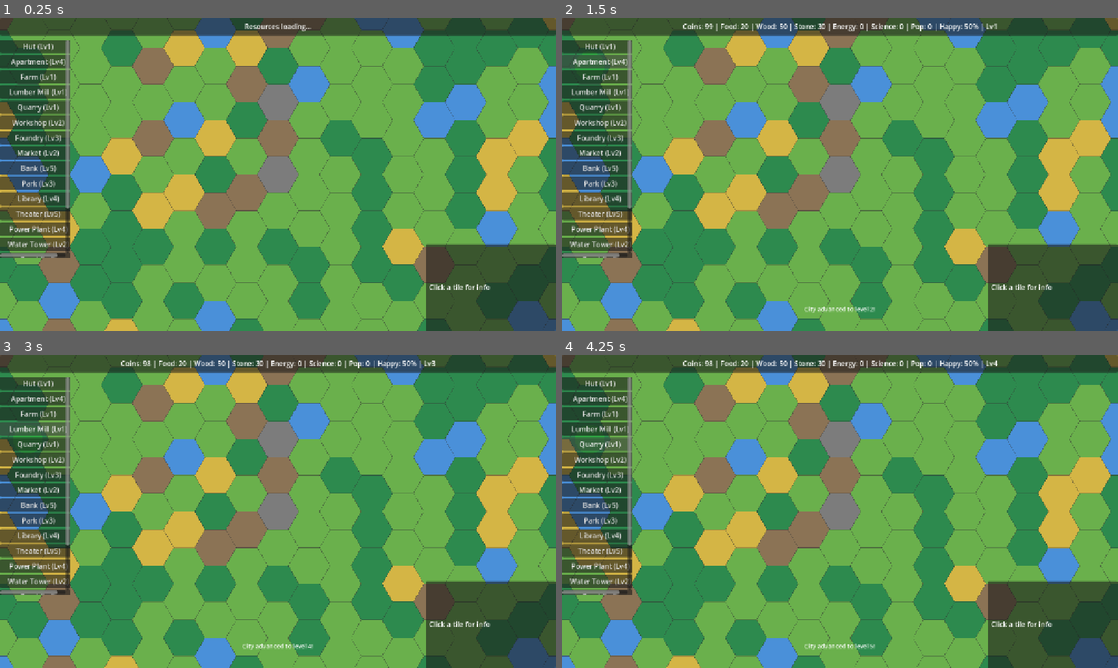
Above: before the commit, frames 1-4 (two rows, left to right).
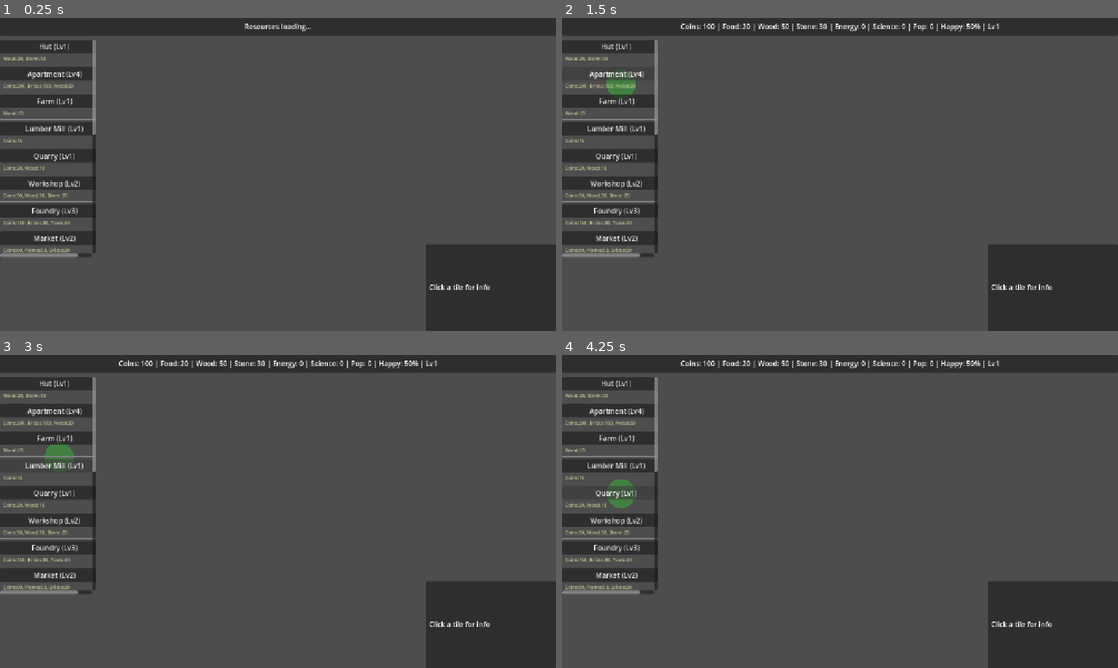
Above: after the commit, the same moments.

Repository: Gaefa/Gamefication
Game: Godot game, scene res://scenes/main.tscn
Same seed, same stepped clock (60 frames per second), same inputs: the game is played once before the commit and once after it.
Inputs:
- Up to frame 1 (0.25 s): no input
- Up to frame 2 (1.5 s): click "Hut (Lv1)" at 0.5 s; click "Apartment (Lv4)" at 1.25 s
- Up to frame 3 (3 s): click "Farm (Lv1)" at 2 s; click "Lumber Mill (Lv1)" at 2.75 s
- Up to frame 4 (4.25 s): click "Quarry (Lv1)" at 3.5 s

The runs differ from the first frame. In frame 1, 99% of the frame differs, in the area x 0-100%, y 0-100%; in frame 2, 99%; in frame 3, 99%; in frame 4, 99%.
Error after the commit: Parse Error: Identifier "NOTIFICATION_RESIZED" not declared in the current scope. (res://scripts/scenes/hex_terrain_layer.gd:25)

Commit message:
fix: 6 gameplay bugs — economy, progression, terrain, buildings, HUD
- Terrain: remove _drawn flag that blocked redraws on fullscreen/resize
- Economy: buildings always produce (removed transport requirement),
  maintenance skipped when no buildings exist, removed base cost
- Progression: fix city_levels.json requirements parsing (flat resource
  dict, null = don't auto-level), prevent auto-leveling to max
- Buildings: hex-shaped tiles with category colors and type icons
  instead of plain circles
- HUD: building palette now shows build costs under each button,
  palette width increased to 220px

Co-Authored-By: Claude Opus 4.6 <noreply@anthropic.com>

Diff:
--- a/godot/scripts/core/systems/economy_system.gd
+++ b/godot/scripts/core/systems/economy_system.gd
@@ -32,12 +32,11 @@
 		# Get multipliers
 		var mults: Dictionary = _interactions.get_total_multipliers(coord)
 
-		# Production
+		# Production — always produces regardless of transport
 		for res_id: String in produces:
 			var base: float = produces[res_id] as float
 			var mult: float = mults.get(res_id, 1.0) as float
-			var flow_eff: float = _resource_flow.delivery_efficiency(res_id, coord)
-			var amount: float = base * mult * flow_eff
+			var amount: float = base * mult
 			net_production[res_id] = (net_production[res_id] as float) + amount
 
 		# Consumption
@@ -55,7 +54,7 @@
 			GameStateStore.add_resource(res_id, net)
 		GameStateStore.economy().production[res_id] = net
 
-	# Maintenance cost (scales with city)
+	# Maintenance cost (only if there are buildings)
 	_apply_maintenance()
 
 	EventBus.production_tick_done.emit()
@@ -76,15 +75,17 @@
 		var ldata: Dictionary = ContentDB.building_level_data("bank", level)
 		var rate: float = ldata.get("interest_per_min", 0.0) as float
 		if rate > 0.0:
-			# Convert per-minute to per-tick (1 tick = 1 second)
 			var per_tick: float = rate / 60.0
 			var interest: float = GameStateStore.get_resource("coins") * per_tick
 			net["coins"] = (net.get("coins", 0.0) as float) + interest
 
 
 func _apply_maintenance() -> void:
+	var bld_count: int = GameStateStore.get_all_building_coords().size()
+	if bld_count == 0:
+		return  # No buildings = no maintenance
 	var pop: int = GameStateStore.population().total as int
-	var bld_count: int = GameStateStore.get_all_building_coords().size()
-	# Simple scaling: base + pop*0.01 + buildings*0.05 coins/tick
-	var cost: float = 0.5 + pop * 0.01 + bld_count * 0.05
-	GameStateStore.add_resource("coins", -cost)
+	# Scaling: pop*0.01 + buildings*0.02 coins/tick (no base cost)
+	var cost: float = pop * 0.01 + bld_count * 0.02
+	if cost > 0.0:
+		GameStateStore.add_resource("coins", -cost)
--- a/godot/scripts/core/systems/progression_system.gd
+++ b/godot/scripts/core/systems/progression_system.gd
@@ -49,7 +49,7 @@
 		total_happiness += base_h + aura_h
 		bld_count += 1
 
-	# Happiness = base 50 + building happiness, clamped 0-100
+	# Happiness = base 50 + building happiness scaled, clamped 0-100
 	var happiness: float = clampf(50.0 + total_happiness * 0.1, 0.0, 100.0)
 	var prev: float = GameStateStore.population().happiness as float
 	GameStateStore.population().happiness = happiness
@@ -64,21 +64,37 @@
 	if def.is_empty():
 		return
 
-	var reqs: Dictionary = def.get("requirements", {})
-	var pop: int = GameStateStore.population().total as int
-	var req_pop: int = reqs.get("population", 0) as int
-	if pop < req_pop:
+	# city_levels.json format: {level, name, requirements: {res: amount} or null, reward}
+	var reqs_raw: Variant = def.get("requirements", null)
+	if reqs_raw == null or not (reqs_raw is Dictionary):
+		# null requirements = free level up (only level 1 should have this, and we start at 1)
+		# Don't auto-level — level 1 is the starting level
 		return
 
-	var req_res: Dictionary = reqs.get("resources", {})
-	for res_id: String in req_res:
-		if GameStateStore.get_resource(res_id) < (req_res[res_id] as float):
+	var reqs: Dictionary = reqs_raw as Dictionary
+	if reqs.is_empty():
+		return
+
+	# Check if player can afford ALL required resources
+	for res_id: String in reqs:
+		var required: float = reqs[res_id] as float
+		if GameStateStore.get_resource(res_id) < required:
 			return
 
-	# All requirements met — level up!
+	# All requirements met — level up! Spend the resources.
+	for res_id: String in reqs:
+		GameStateStore.add_resource(res_id, -(reqs[res_id] as float))
+
 	GameStateStore.progression().city_level = next_level
+
+	# Grant reward
+	var reward: Variant = def.get("reward", null)
+	if reward is Dictionary:
+		for res_id: String in (reward as Dictionary):
+			GameStateStore.add_resource(res_id, (reward as Dictionary)[res_id] as float)
+
 	EventBus.city_level_changed.emit(next_level)
-	EventBus.toast_requested.emit("City advanced to level %d!" % next_level, 5.0)
+	EventBus.toast_requested.emit("City advanced to %s (level %d)!" % [def.get("name", "?"), next_level], 5.0)
 
 
 func _check_win_condition() -> void:
--- a/godot/scripts/scenes/building_layer.gd
+++ b/godot/scripts/scenes/building_layer.gd
@@ -1,19 +1,27 @@
 extends Node2D
-## Renders buildings on the hex grid as simple colored shapes with labels.
+## Renders buildings on the hex grid as hex-shaped tiles with icons.
 
 var _hex_grid: HexGrid
 
-# Category colors for buildings
+# Category colors
 const CAT_COLORS: Dictionary = {
-	"Residential": Color("e74c3c"),
-	"Production":  Color("e67e22"),
-	"Commercial":  Color("f1c40f"),
-	"Culture":     Color("9b59b6"),
-	"Infrastructure": Color("95a5a6"),
-	"Advanced":    Color("1abc9c"),
+	"Residential":     Color("c0392b"),
+	"Production":      Color("d35400"),
+	"Commercial":      Color("f39c12"),
+	"Culture":         Color("8e44ad"),
+	"Infrastructure":  Color("7f8c8d"),
+	"Advanced":        Color("16a085"),
 }
 
-const BUILDING_RADIUS := 20.0
+# Type-specific short icons
+const TYPE_ICONS: Dictionary = {
+	"hut": "H", "apartment": "A",
+	"farm": "F", "lumber": "L", "quarry": "Q", "workshop": "W", "foundry": "S",
+	"market": "$", "bank": "B",
+	"park": "P", "library": "Li", "theater": "T",
+	"power": "E", "water_tower": "~", "road": "=", "warehouse": "W",
+	"research": "R", "wonder": "!",
+}
 
 
 func set_hex_grid(grid: HexGrid) -> void:
@@ -26,6 +34,9 @@
 
 
 func _draw() -> void:
+	var hex_fill := _hex_polygon(HexCoords.HEX_SIZE * 0.82)
+	var hex_border := _hex_polygon(HexCoords.HEX_SIZE * 0.85)
+
 	for coord: Vector2i in GameStateStore.get_all_building_coords():
 		var bld: Dictionary = GameStateStore.get_building(coord)
 		var type_id: String = bld.get("type", "") as String
@@ -38,27 +49,55 @@
 		var color: Color = CAT_COLORS.get(cat, Color.WHITE)
 
 		if damaged:
-			color = color.lerp(Color.RED, 0.5)
+			color = color.lerp(Color.RED, 0.6)
 		elif has_issue:
-			color = color.lerp(Color.YELLOW, 0.3)
+			color = color.lerp(Color.YELLOW, 0.4)
+		# Lighten slightly per level
+		color = color.lerp(Color.WHITE, level * 0.05)
 
 		var center: Vector2 = HexCoords.axial_to_pixel(coord)
 
-		# Draw building as a circle
-		var radius: float = BUILDING_RADIUS * (1.0 + level * 0.1)
-		draw_circle(center, radius, color)
-		draw_arc(center, radius, 0.0, TAU, 32, Color(0.1, 0.1, 0.1, 0.6), 1.5)
+		# Hex fill
+		var fill_pts: PackedVector2Array = PackedVector2Array()
+		for p: Vector2 in hex_fill:
+			fill_pts.append(center + p)
+		draw_colored_polygon(fill_pts, color)
 
-		# Label: first letter + level
+		# Border
+		var border_pts: PackedVector2Array = PackedVector2Array()
+		for p: Vector2 in hex_border:
+			border_pts.append(center + p)
+		var border_color := Color.RED if damaged else Color(0.1, 0.1, 0.1, 0.7)
+		draw_polyline(border_pts, border_color, 2.0)
+
+		# Icon letter
+		var icon: String = TYPE_ICONS.get(type_id, "?")
+		draw_string(
+			ThemeDB.fallback_font, center + Vector2(-6, -1),
+			icon, HORIZONTAL_ALIGNMENT_CENTER, 20, 14, Color.WHITE
+		)
+
+		# Stage name (small, below icon)
 		var ldata: Dictionary = ContentDB.building_level_data(type_id, level)
-		var stage: String = ldata.get("stage", type_id.left(3)) as String
-		var label: String = stage.left(2) + str(level)
-		draw_string(
-			ThemeDB.fallback_font,
-			center + Vector2(-10, 5),
-			label,
-			HORIZONTAL_ALIGNMENT_CENTER,
-			30,
-			10,
-			Color.WHITE,
-		)
+		var stage: String = ldata.get("stage", "") as String
+		if stage != "":
+			draw_string(
+				ThemeDB.fallback_font, center + Vector2(-14, 12),
+				stage.left(5), HORIZONTAL_ALIGNMENT_CENTER, 30, 8,
+				Color(1, 1, 1, 0.7)
+			)
+
+		# Damage/issue indicator
+		if damaged:
+			draw_string(ThemeDB.fallback_font, center + Vector2(8, -10), "X", HORIZONTAL_ALIGNMENT_CENTER, 12, 10, Color.RED)
+		elif has_issue:
+			draw_string(ThemeDB.fallback_font, center + Vector2(8, -10), "!", HORIZONTAL_ALIGNMENT_CENTER, 12, 10, Color.YELLOW)
+
+
+func _hex_polygon(hex_size: float) -> PackedVector2Array:
+	var pts := PackedVector2Array()
+	for i: int in 6:
+		var angle := TAU / 6.0 * float(i)
+		pts.append(Vector2(cos(angle), sin(angle)) * hex_size)
+	pts.append(pts[0])
+	return pts
--- a/godot/scripts/scenes/hex_terrain_layer.gd
+++ b/godot/scripts/scenes/hex_terrain_layer.gd
@@ -1,8 +1,8 @@
 extends Node2D
 ## Renders hex terrain as colored polygons.
+## Redraws when viewport resizes or camera moves.
 
 var _hex_grid: HexGrid
-var _drawn: bool = false
 
 # Terrain colors (matching terrain.json)
 const COLORS: Dictionary = {
@@ -17,14 +17,18 @@
 
 func render_terrain(grid: HexGrid) -> void:
 	_hex_grid = grid
-	_drawn = false
 	queue_redraw()
 
 
+func _notification(what: int) -> void:
+	# Redraw when the window is resized
+	if what == NOTIFICATION_RESIZED or what == NOTIFICATION_VISIBILITY_CHANGED:
+		queue_redraw()
+
+
 func _draw() -> void:
-	if _hex_grid == null or _drawn:
+	if _hex_grid == null:
 		return
-	_drawn = true
 
 	var hex_points := _hex_polygon()
 	for coord: Vector2i in _hex_grid.all_coords():
--- a/godot/scripts/scenes/hud_root.gd
+++ b/godot/scripts/scenes/hud_root.gd
@@ -67,7 +67,7 @@
 func _build_building_palette() -> void:
 	var scroll := ScrollContainer.new()
 	scroll.position = Vector2(0, 50)
-	scroll.size = Vector2(160, 500)
+	scroll.size = Vector2(220, 500)
 	scroll.mouse_filter = Control.MOUSE_FILTER_STOP  # block clicks behind palette
 	add_child(scroll)
 
@@ -77,11 +77,38 @@
 
 	for type_id: String in ContentDB.get_building_ids():
 		var def: Dictionary = ContentDB.get_building_def(type_id)
+		var unlock_lv: int = def.get("unlock_level", 1) as int
+
+		# Container for each building entry
+		var entry := VBoxContainer.new()
+		_build_panel.add_child(entry)
+
 		var btn := Button.new()
-		btn.text = "%s (Lv%d)" % [def.get("label", type_id), def.get("unlock_level", 1)]
+		btn.text = "%s (Lv%d)" % [def.get("label", type_id), unlock_lv]
 		btn.tooltip_text = def.get("description", "") as String
 		btn.pressed.connect(_on_build_button.bind(type_id))
-		_build_panel.add_child(btn)
+		entry.add_child(btn)
+
+		# Cost label
+		var build_cost: Dictionary = def.get("build_cost", {})
+		if not build_cost.is_empty():
+			var cost_parts: Array[String] = []
+			for res_id: String in build_cost:
+				var amount: float = build_cost[res_id] as float
+				var res_def: Dictionary = ContentDB.get_resource_def(res_id)
+				var res_label: String = res_def.get("label", res_id) as String
+				cost_parts.append("%s:%d" % [res_label, int(amount)])
+			var cost_label := Label.new()
+			cost_label.text = "  " + ", ".join(cost_parts)
+			cost_label.add_theme_font_size_override("font_size", 11)
+			cost_label.add_theme_color_override("font_color", Color(0.8, 0.8, 0.6))
+			cost_label.mouse_filter = Control.MOUSE_FILTER_IGNORE
+			entry.add_child(cost_label)
+
+		# Separator
+		var sep := HSeparator.new()
+		sep.mouse_filter = Control.MOUSE_FILTER_IGNORE
+		entry.add_child(sep)
 
 
 func _on_build_button(type_id: String) -> void:
